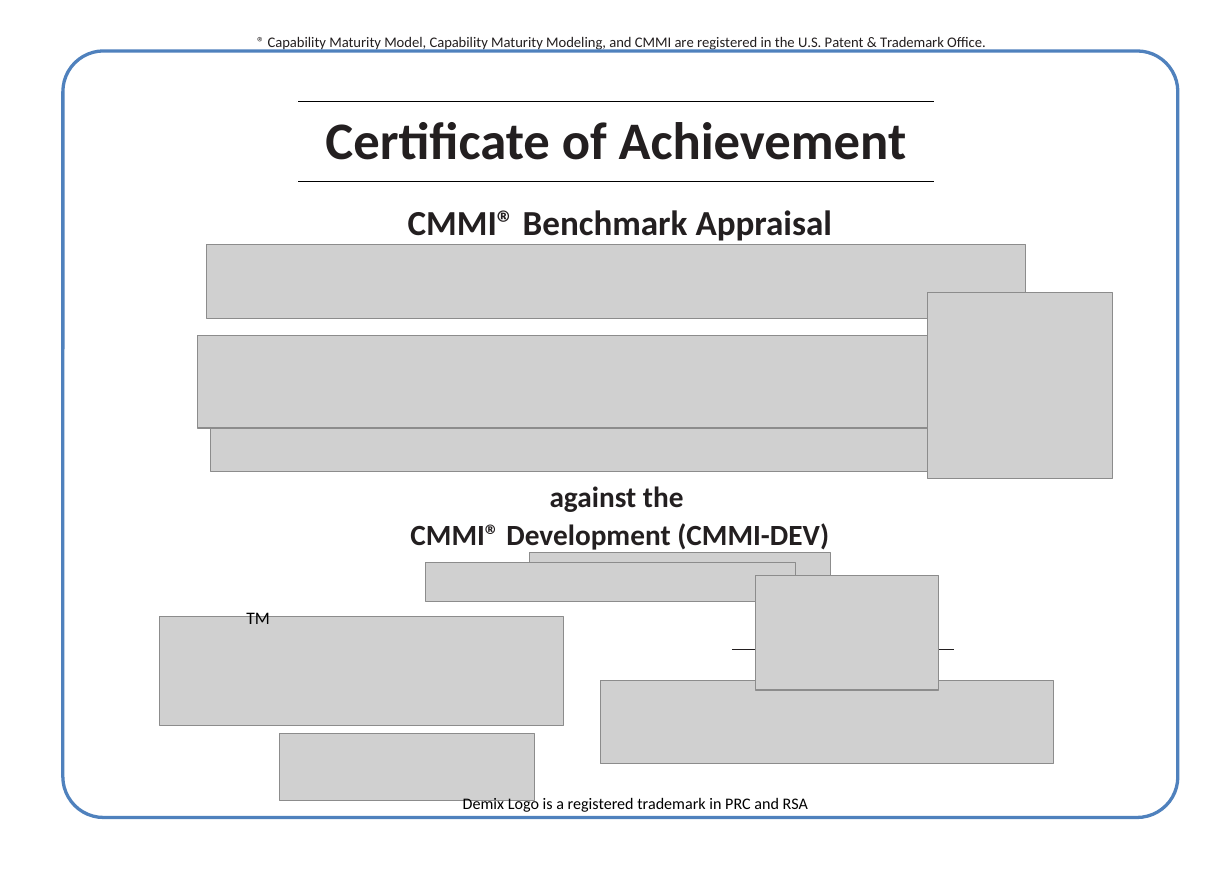
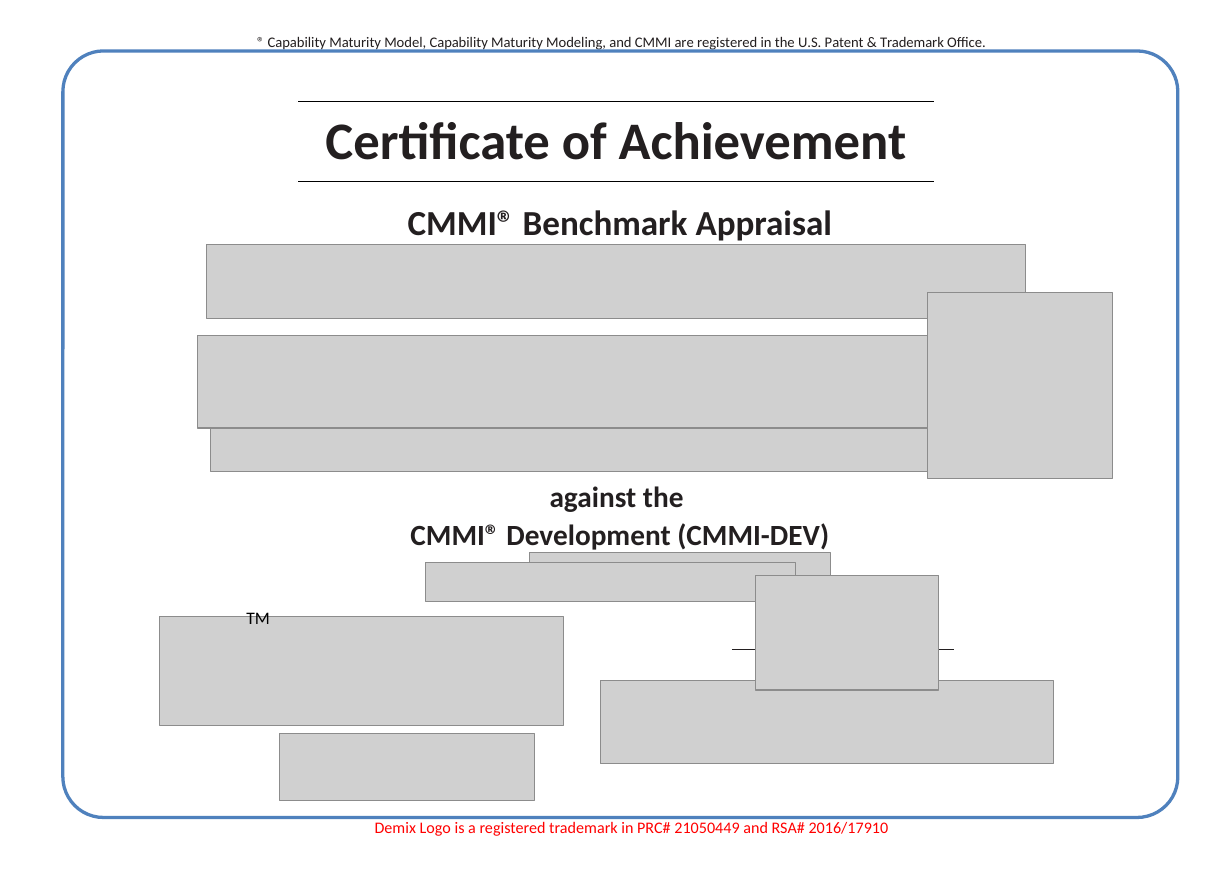
Before and after one commit to DemixTech/CMMITools, a slide deck: slide 1 of 2024-05-04to05-10 (A5) C384400 NASA/31_09v01_Base Campi Artemis_Certificate_Demix.pptx. Drawn at 1232x871 pixels with LibreOffice and Linux fonts; fonts in the diff are those of the drawing; grey boxes stand for pictures; background and template pictures are left out. Boxes give left, top, right and bottom in pixels: in the first picture for what was removed or moved away, otherwise in the second. Text is boxed around its words. In the diff, an @@ line names an element or a change of style, - is before the commit and + after.

```diff
--- a/2024-05-04to05-10 (A5) C384400 NASA/31_09v01_Base Campi Artemis_Certificate_Demix.pptx
+++ b/2024-05-04to05-10 (A5) C384400 NASA/31_09v01_Base Campi Artemis_Certificate_Demix.pptx
@@ text at (x1=375, y1=821, x2=889, y2=836): text changed; text colour #000000 to #FF0000 @@
-Demix Logo is a registered trademark in PRC and RSA
+Demix Logo is a registered trademark in PRC# 21050449 and RSA# 2016/17910
```
Also in this commit, not shown: 1 other slide changed, 3 other files.
